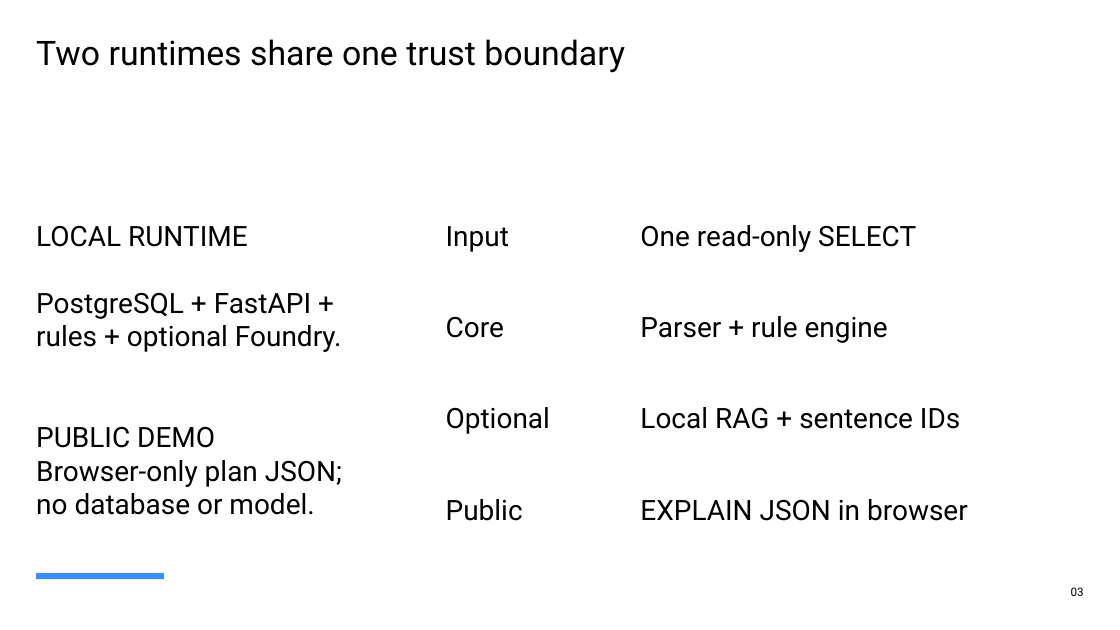
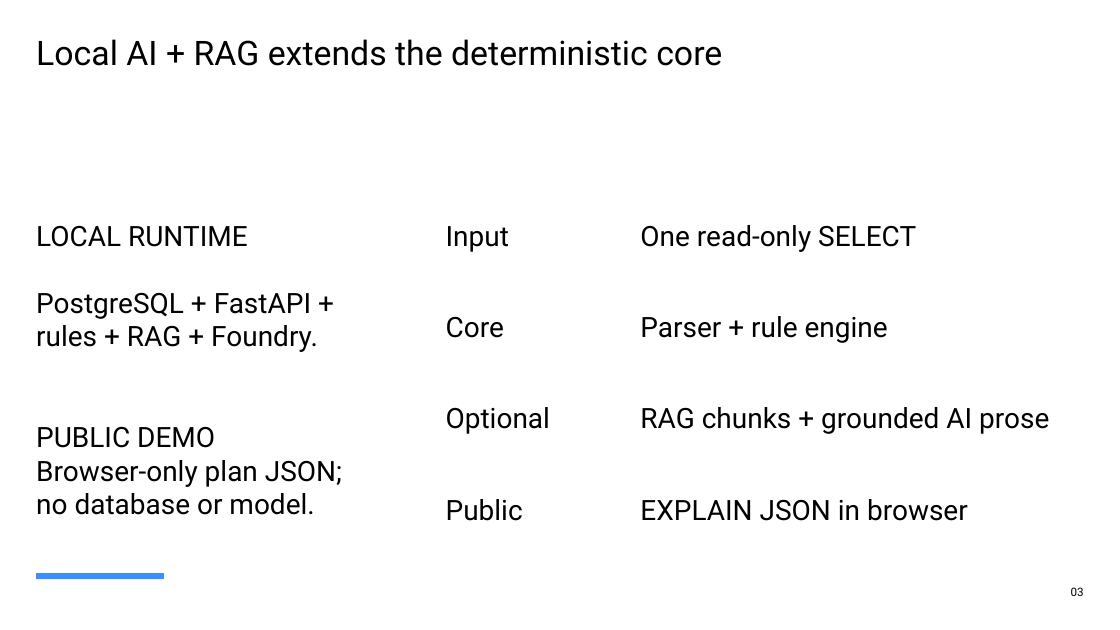
Before and after one commit to ErayKulkizaga/QueryPilot, a slide deck: slide 3 of artifacts/QueryPilot_Local_Teknik_Sunum.pptx. Drawn at 1120x630 pixels with LibreOffice and Linux fonts; fonts in the diff are those of the drawing. Boxes give left, top, right and bottom in pixels: in the first picture for what was removed or moved away, otherwise in the second. Text is boxed around its words. In the diff, an @@ line names an element or a change of style, - is before the commit and + after.

Commit message:
Release grounded AI beta 2 (#5)

```diff
--- a/artifacts/QueryPilot_Local_Teknik_Sunum.pptx
+++ b/artifacts/QueryPilot_Local_Teknik_Sunum.pptx
@@ text at (36, 39, 722, 66): text changed @@
-Two runtimes share one trust boundary
+Local AI + RAG extends the deterministic core
@@ text at (36, 292, 342, 515): text changed @@
-PostgreSQL + FastAPI + rules + optional Foundry.
-PUBLIC DEMO
-Browser-only plan JSON; no database or model.
+PostgreSQL + FastAPI + rules + RAG + Foundry.
+PUBLIC DEMO
+Browser-only plan JSON; no database or model.
@@ text at (640, 407, 1049, 434): text changed @@
-Local RAG + sentence IDs
+RAG chunks + grounded AI prose
```
Also in this commit, not shown: 5 other slides changed, 12 other files.
